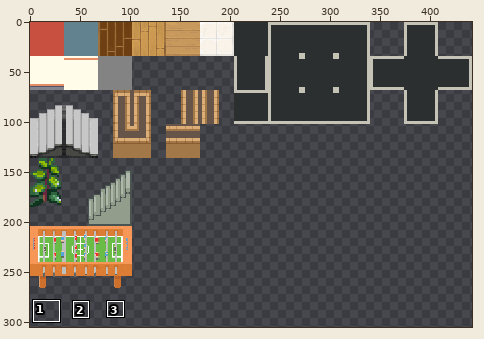
File history of a sprite sheet, tilesets/custom_tileset_1.png. The first picture is a wide view before the edit; the outline marks the close-up.
Close-up. As it was:
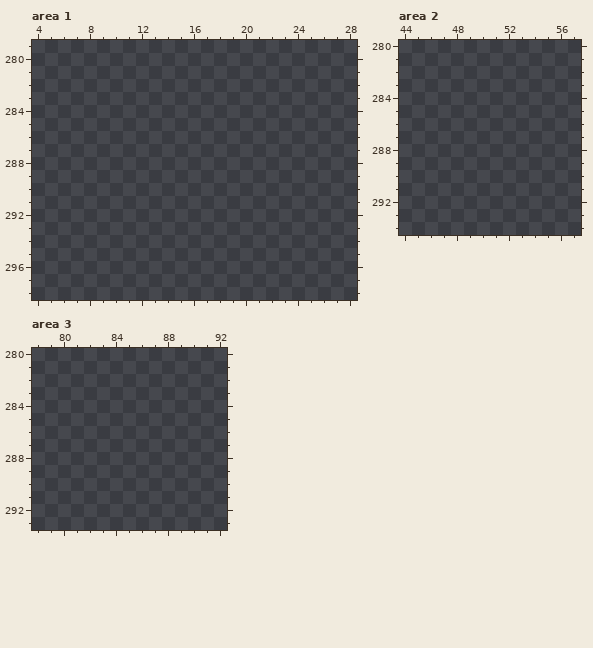
The file is 442x340 pixels. Colours within 5 levels of each other are drawn and written as one. Shown: area 1: x 4..28, y 279..298; area 2: x 44..57, y 280..294; area 3: x 78..92, y 280..293. The wide view leaves out empty margins. The commit also changed other parts of the picture, which this record leaves out.
After the commit:
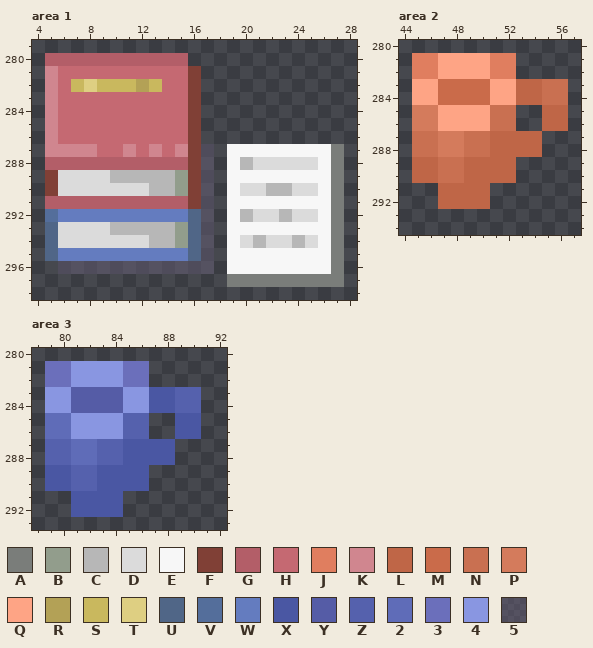
Palette (. is transparent): A #7a7d7a  B #929d8c  C #b7b7b7  D #dbdbdb  E #f7f7f7  F #804036  G #b35e68  H #c56972  J #e07e5f  K #d0868f  L #bf6647  M #ca6b4a  N #c97051  P #d47b5c  Q #fea485  R #b3a156  S #c9b85e  T #decf82  U #506687  V #546e9b  W #647cbf  X #4a57a3  Y #555ca6  Z #5561ad  2 #5f6cb8  3 #6b6fbb  4 #8996e1  5 #645c7480
The edit:
--- area 1
@@ x 4..28 @@
 279 .........................
-280 .........................
-281 .........................
-282 .........................
-283 .........................
-284 .........................
-285 .........................
-286 .........................
-287 .........................
-288 .........................
-289 .........................
-290 .........................
-291 .........................
-292 .........................
-293 .........................
-294 .........................
-295 .........................
-296 .........................
-297 .........................
+280 .GGGGGGGGGGG.............
+281 .KHHHHHHHHHHF............
+282 .KHSTSSSRSHHF............
+283 .KHHHHHHHHHHF............
+284 .KHHHHHHHHHHF............
+285 .KHHHHHHHHHHF............
+286 .KHHHHHHHHHHF............
+287 .KKKKHHKHKHKF5.EEEEEEEEA.
+288 .GGGGGGGGGGGF5.ECDDDDDEA.
+289 .FDDDDCCCCCBF5.EEEEEEEEA.
+290 .FDDDDDDDCCBF5.EDDCCDDEA.
+291 .GGGGGGGGGGGF5.EEEEEEEEA.
+292 .VWWWWWWWWWWU5.ECDDCDDEA.
+293 .UDDDDCCCCCBU5.EEEEEEEEA.
+294 .UDDDDDDDCCBU5.EDCDDCDEA.
+295 .UWWWWWWWWWWU5.EEEEEEEEA.
+296 ..555555555555.EEEEEEEEA.
+297 ...............AAAAAAAAA.
 298 .........................
--- area 2
@@ x 44..57 @@
 280 ..............
-281 ..............
-282 ..............
-283 ..............
-284 ..............
-285 ..............
-286 ..............
-287 ..............
-288 ..............
-289 ..............
-290 ..............
-291 ..............
-292 ..............
+281 .JJQQQQJJ.....
+282 .JJQQQQJJ.....
+283 .QQMMMMQQLLNN.
+284 .QQMMMMQQLLNN.
+285 .PPQQQQNN..LL.
+286 .PPQQQQNN..LL.
+287 .NNPPNNLLLL...
+288 .NNPPNNLLLL...
+289 .LLNNLLLL.....
+290 .LLNNLLLL.....
+291 ...LLLL.......
+292 ...LLLL.......
 293 ..............
--- area 3
@@ x 78..92 @@
 280 ...............
-281 ...............
-282 ...............
-283 ...............
-284 ...............
-285 ...............
-286 ...............
-287 ...............
-288 ...............
-289 ...............
-290 ...............
-291 ...............
-292 ...............
+281 .33444433......
+282 .33444433......
+283 .44YYYY44XXZZ..
+284 .44YYYY44XXZZ..
+285 .224444ZZ..XX..
+286 .224444ZZ..XX..
+287 .ZZ22ZZXXXX....
+288 .ZZ22ZZXXXX....
+289 .XXZZXXXX......
+290 .XXZZXXXX......
+291 ...XXXX........
+292 ...XXXX........
 293 ...............
Changed places in both close-ups, as pixel boxes (x1, y1, x2, y2):
added: (45, 53, 344, 287)
added: (412, 53, 568, 209)
added: (45, 361, 201, 517)
